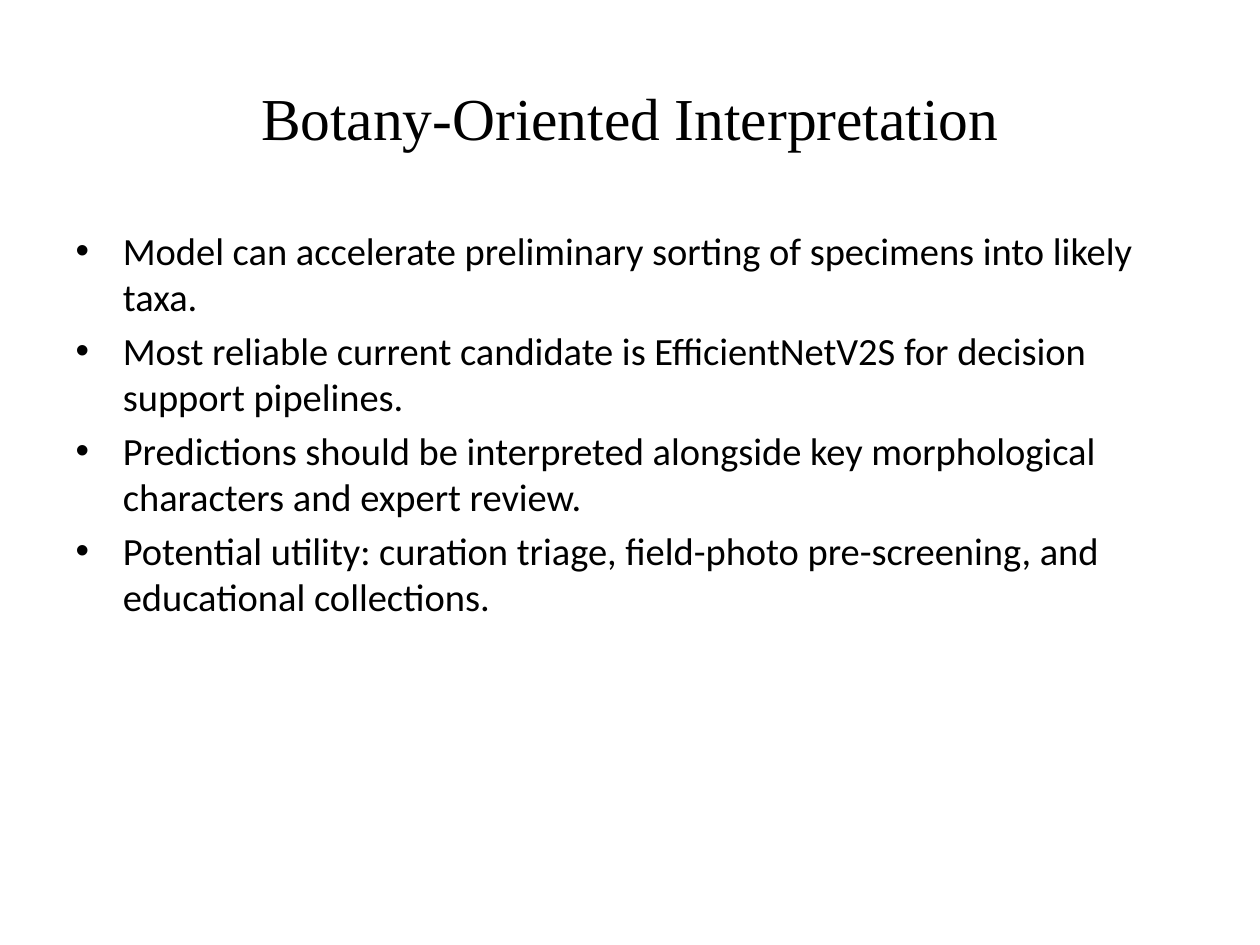
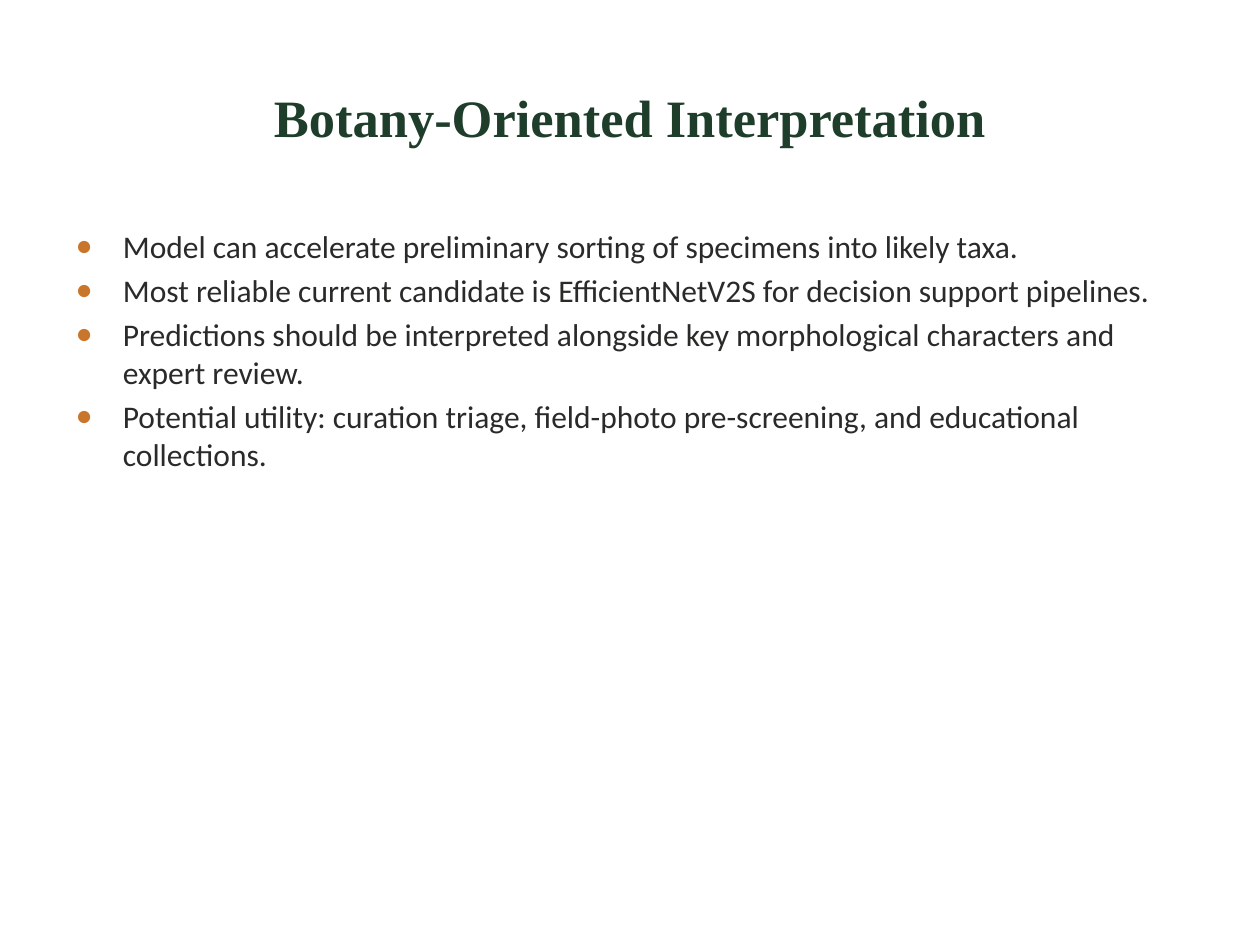
Before and after one commit to IritaSee/anggrek, a slide deck: slide 13 of docs/coelogyne_results_botany_academic.pptx (slide 11 before the commit). Drawn at 1260x945 pixels with LibreOffice and Linux fonts; fonts in the diff are those of the drawing. Boxes give left, top, right and bottom in pixels: in the first picture for what was removed or moved away, otherwise in the second. Text is boxed around its words. In the diff, an @@ line names an element or a change of style, - is before the commit and + after.

Commit message:
update result and design

```diff
--- a/docs/coelogyne_results_botany_academic.pptx
+++ b/docs/coelogyne_results_botany_academic.pptx
@@ title "Botany-Oriented Interpretation" at (x1=274, y1=100, x2=986, y2=148): size 34 to 30 pt, text colour #000000 to #1F3D2B, bold on @@
@@ text "Model can accelerate preliminary sorting ..." at (x1=123, y1=236, x2=1149, y2=467): size 22 to 18 pt, text colour #000000 to #2A2A28; bullet • to ● @@
```
Also in this commit, not shown: 13 other slides changed, 3 slides added, 1 slide removed.
